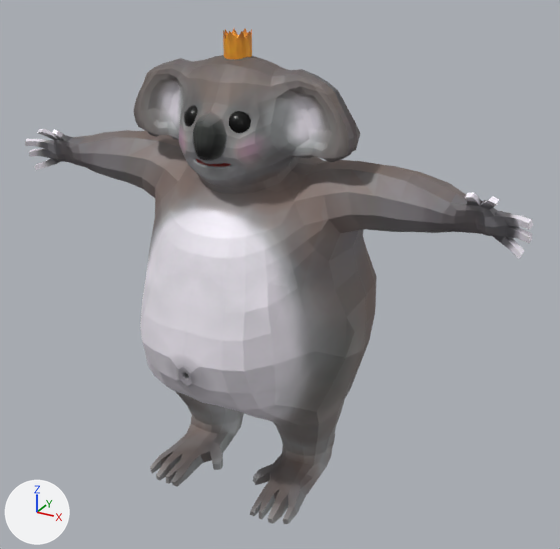
Two versions of the FBX model Capstone-Game/Assets/Resources/Models/KoalaModel/Koala In Chair.fbx, one commit apart.
Both versions are drawn from a 50 mm lens placed at (0.735, -1.229, 1.079), pointed at (-0.036, 0.172, 0.378). Every picture has the same lights, and +X, +Y and +Z are marked at lower left. Where no turn or scale is listed for an object, it has been applied to the vertices.

The older version as bpy lines, for what is in view:
```python
me_cube_001 = bpy.data.meshes.new('Cube.001')
me_cube_001.from_pydata(...)  # 72 vertices, 72 faces; spans x -0.0243..0.0254, y -0.0705..-0.0197, z 0.8761..0.9286
me_cube_001.materials.append(mat_koala)  # picture img_koala_base_color_png
me_cube_003 = bpy.data.meshes.new('Cube.003')
me_cube_003.from_pydata(...)  # 1764 vertices, 1762 faces; spans x -0.532..0.533, y -0.253..0.194, z 0.013..0.888
me_cube_003.materials.append(mat_koala)  # picture img_koala_base_color_png
me_sphere = bpy.data.meshes.new('Sphere')
me_sphere.from_pydata(...)  # 3844 vertices, 4096 faces; spans x -0.0672..0.0671, y -0.136..-0.0888, z 0.7594..0.807
me_sphere.materials.append(mat_eyes)  # black #000000
ob_crown = bpy.data.objects.new('Crown ', me_cube_001)
ob_crown.location = (0.0, 0.0, 0.0)
ob_koala_king = bpy.data.objects.new('Koala King', me_cube_003)
ob_koala_king.location = (0.0, 0.0, 0.0)
ob_koala_king_eyes = bpy.data.objects.new('Koala King Eyes', me_sphere)
ob_koala_king_eyes.location = (0.0, 0.0, 0.0)
```
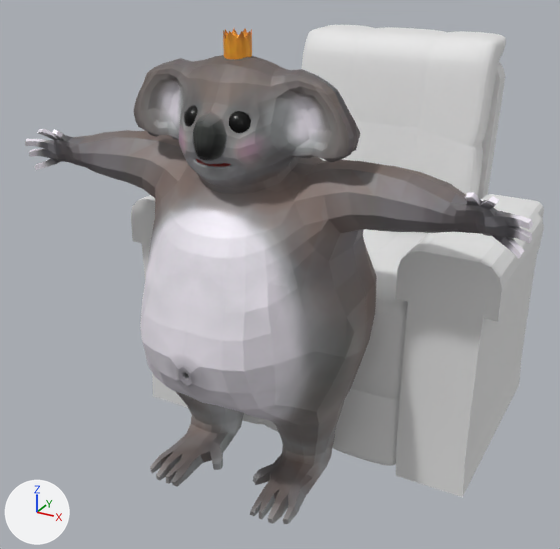
Commit message: Replaced Koala
mesh deformity needs fixing

Boxes (x1, y1, x2, y2) around the edits, measured in the pictures (560 x 549 px):
'Chair', added
    after: (131, 25, 544, 497)

What the commit changed:
Mesh me_cube_290 is new.
It has 11508 vertices, 11482 faces and spans x -0.428..0.428, y -0.253..0.378, z -0.2..0.662.
Object 'Chair' (ob_chair) is new; it shows me_cube_290.
Its location is (0.041, 0.345, 0.199).
